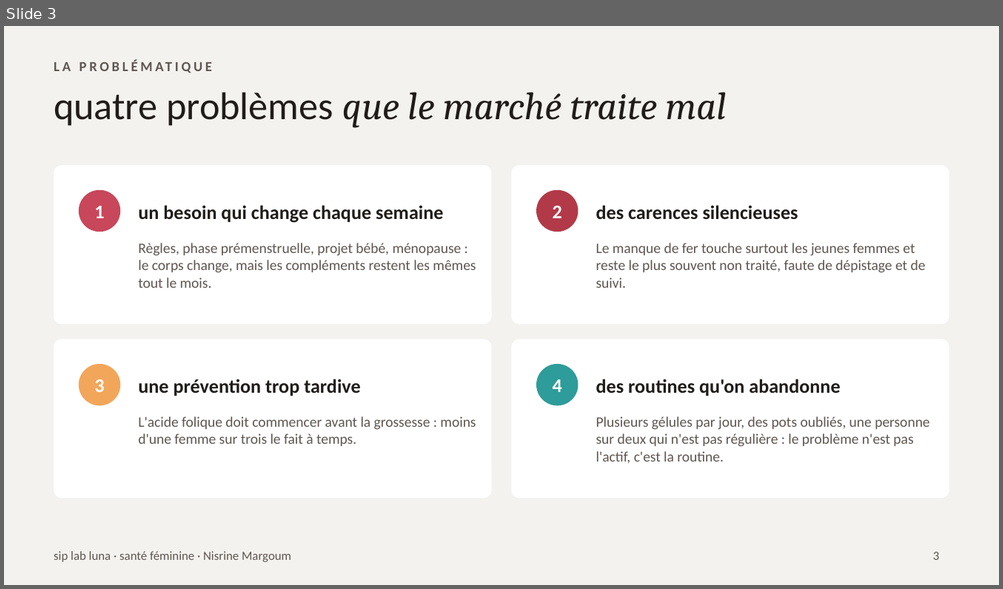
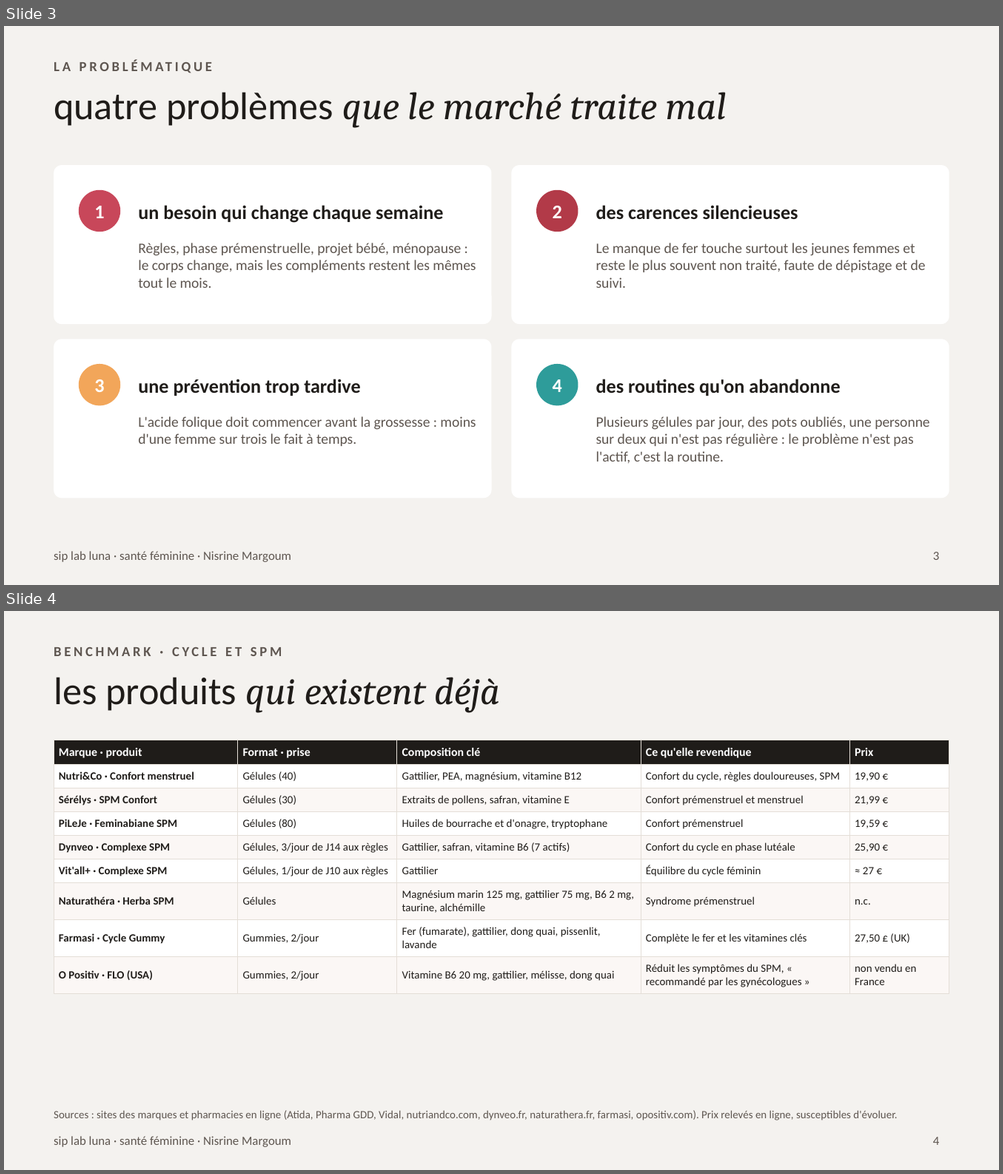
Before and after one commit to nisrine-max/mon-sitee, a slide deck: pitch/siplab-luna-problematique.pptx. Shown one above the other, each under a label of ours: slide 3 before the commit, slides 3 and 4 after it. The pictures are 1003x589 and 1003x1174 pixels, drawn with LibreOffice and Linux fonts; fonts in the diff are those of the drawing. Boxes give left, top, right and bottom in pixels: in the first picture for what was removed or moved away, otherwise in the second. Text is boxed around its words. In the diff, an @@ line names an element or a change of style, - is before the commit and + after.

```diff
--- a/pitch/siplab-luna-problematique.pptx
+++ b/pitch/siplab-luna-problematique.pptx
@@ slide 4 added at (4, 611, 999, 1170), background #F4F2EF; not listed: 1 template element that a slide beside it also shows @@
@@ text added at (54, 647, 282, 656), 10 pt, text #5E5650, bold @@
+BENCHMARK · CYCLE ET SPM
@@ title added at (54, 677, 500, 712), 28 pt, text #1F1C19, italic @@
+les produits qui existent déjà
@@ table added at (54, 741, 949, 991), 9 rows, 5 columns @@
+Marque · produit | Format · prise | Composition clé | Ce qu'elle revendique | Prix
+Nutri&Co · Confort menstruel | Gélules (40) | Gattilier, PEA, magnésium, vitamine B12 | Confort du cycle, règles douloureuses, SPM | 19,90 €
+Sérélys · SPM Confort | Gélules (30) | Extraits de pollens, safran, vitamine E | Confort prémenstruel et menstruel | 21,99 €
+PiLeJe · Feminabiane SPM | Gélules (80) | Huiles de bourrache et d'onagre, tryptophane | Confort prémenstruel | 19,59 €
+Dynveo · Complexe SPM | Gélules, 3/jour de J14 aux règles | Gattilier, safran, vitamine B6 (7 actifs) | Confort du cycle en phase lutéale | 25,90 €
+Vit'all+ · Complexe SPM | Gélules, 1/jour de J10 aux règles | Gattilier | Équilibre du cycle féminin | ≈ 27 €
+Naturathéra · Herba SPM | Gélules | Magnésium marin 125 mg, gattilier 75 mg, B6 2 mg, taurine, alchémille | Syndrome prémenstruel | n.c.
+Farmasi · Cycle Gummy | Gummies, 2/jour | Fer (fumarate), gattilier, dong quai, pissenlit, lavande | Complète le fer et les vitamines clés | 27,50 £ (UK)
+O Positiv · FLO (USA) | Gummies, 2/jour | Vitamine B6 20 mg, gattilier, mélisse, dong quai | Réduit les symptômes du SPM, « recommandé par les gynécologues » | non vendu en France
@@ text added at (54, 1111, 896, 1121), 8 pt, text #5E5650 @@
+Sources : sites des marques et pharmacies en ligne (Atida, Pharma GDD, Vidal, nutriandco.com, dynveo.fr, naturathera.fr, farmasi, opositiv.com). Prix relevés en ligne, susceptibles d'évoluer.
@@ page number added at (933, 1137, 939, 1145), 9 pt, text #5E5650 @@
+4
```
Also in this commit, not shown: 1 slide changed, 2 other slides added, 1 slide removed.
